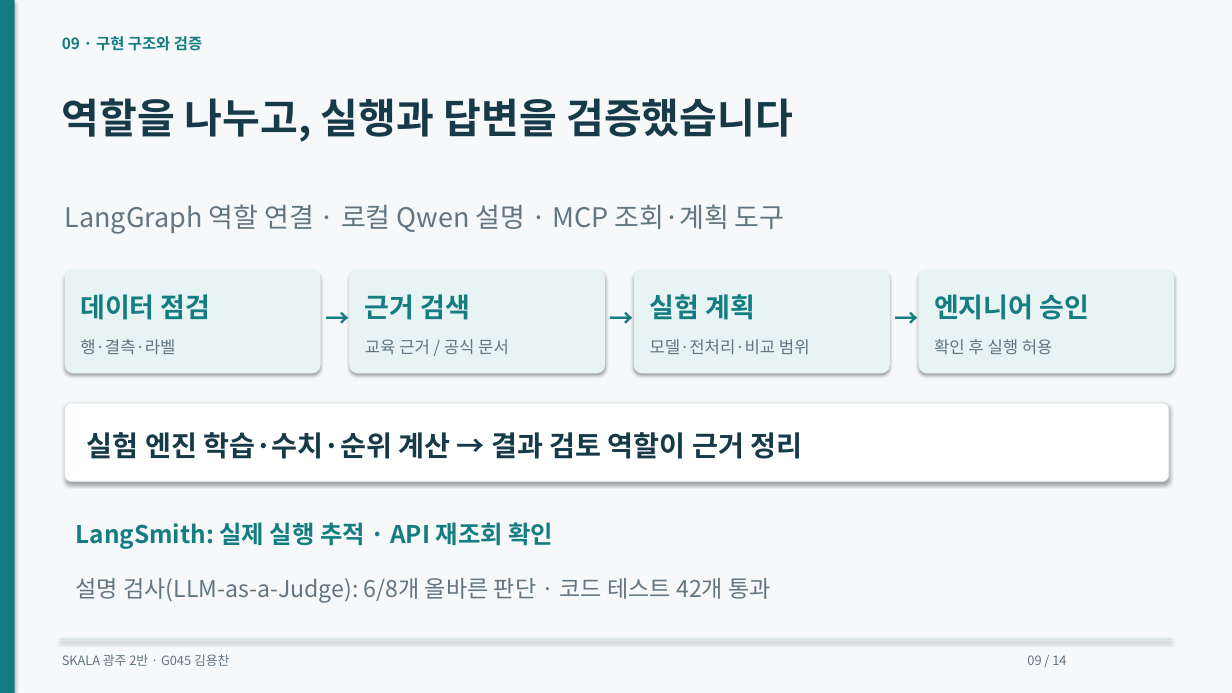
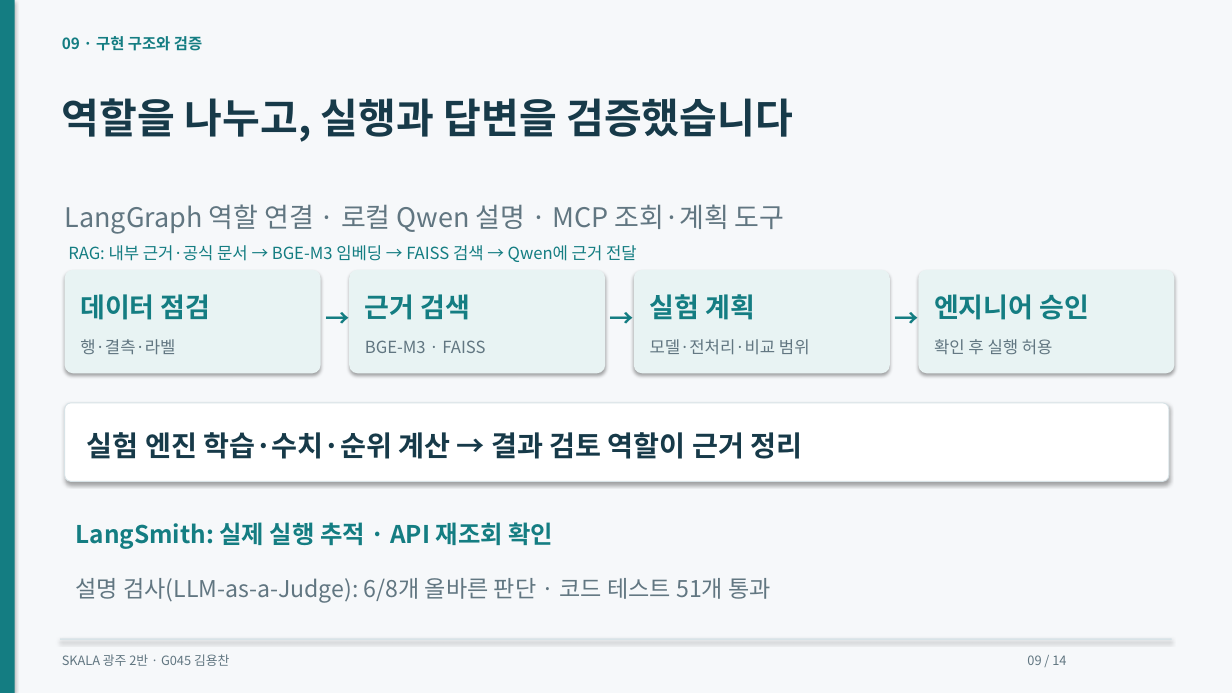
Before and after one commit to dragonchan95/Semiconductor-AI-Agent, a slide deck: slide 9 of docs/G045_Semiconductor_Agent.pptx. Drawn at 1232x693 pixels with LibreOffice and Linux fonts; fonts in the diff are those of the drawing. Boxes give left, top, right and bottom in pixels: in the first picture for what was removed or moved away, otherwise in the second. Text is boxed around its words. In the diff, an @@ line names an element or a change of style, - is before the commit and + after.

Commit message:
Compare product partitions and add course-based BGE-M3 FAISS RAG

```diff
--- a/docs/G045_Semiconductor_Agent.pptx
+++ b/docs/G045_Semiconductor_Agent.pptx
@@ text added at bbox=[68, 245, 637, 262], 13 pt, text #147D82 @@
+RAG: 내부 근거·공식 문서 → BGE-M3 임베딩 → FAISS 검색 → Qwen에 근거 전달
@@ text at bbox=[365, 340, 485, 353]: text changed @@
-교육 근거 / 공식 문서
+BGE-M3 · FAISS
@@ text at bbox=[76, 578, 771, 603]: text changed @@
-설명 검사(LLM-as-a-Judge): 6/8개 올바른 판단 · 코드 테스트 42개 통과
+설명 검사(LLM-as-a-Judge): 6/8개 올바른 판단 · 코드 테스트 51개 통과
```
Also in this commit, not shown: 8 other slides changed, 1 slide added, 1 slide removed, 53 other files.
